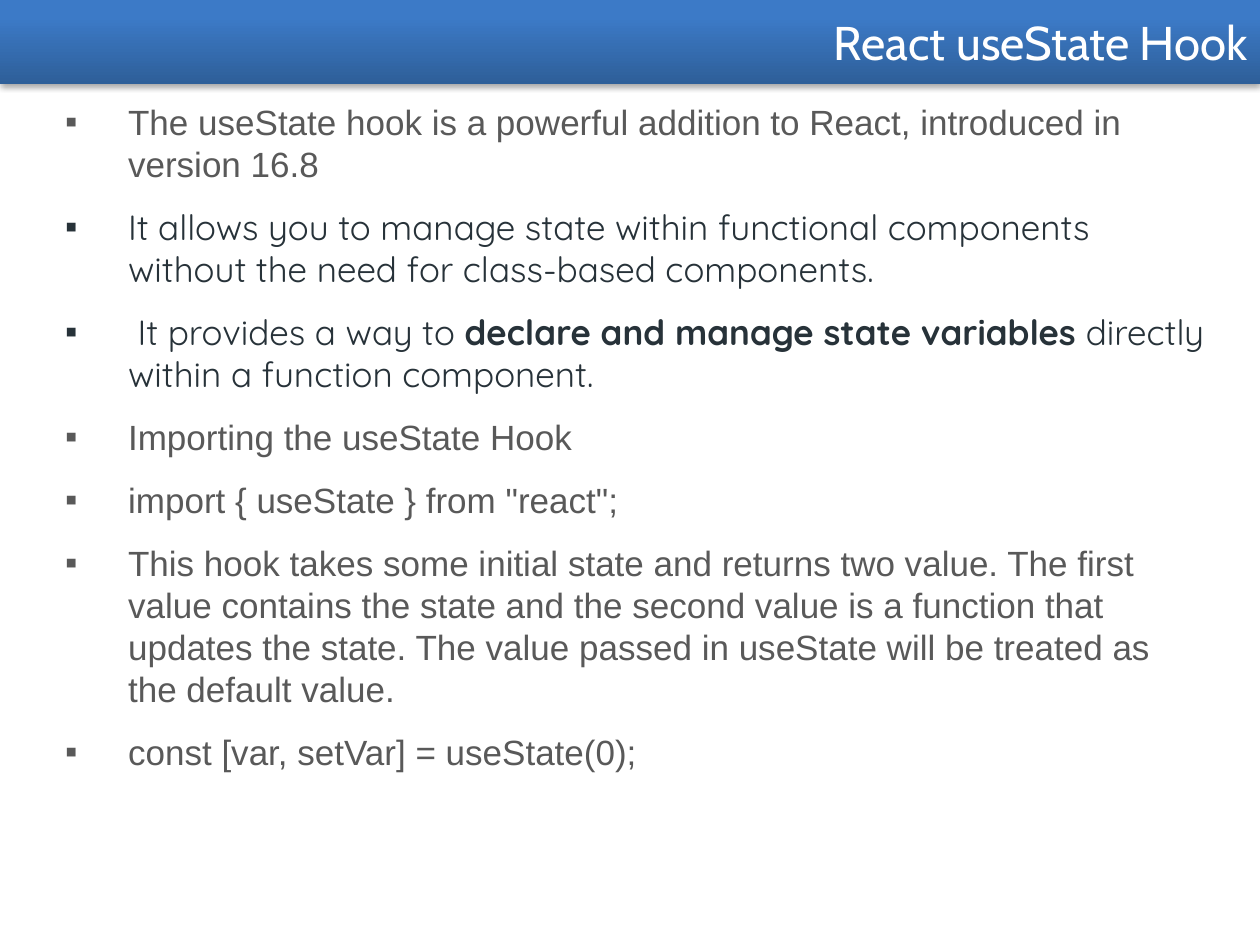
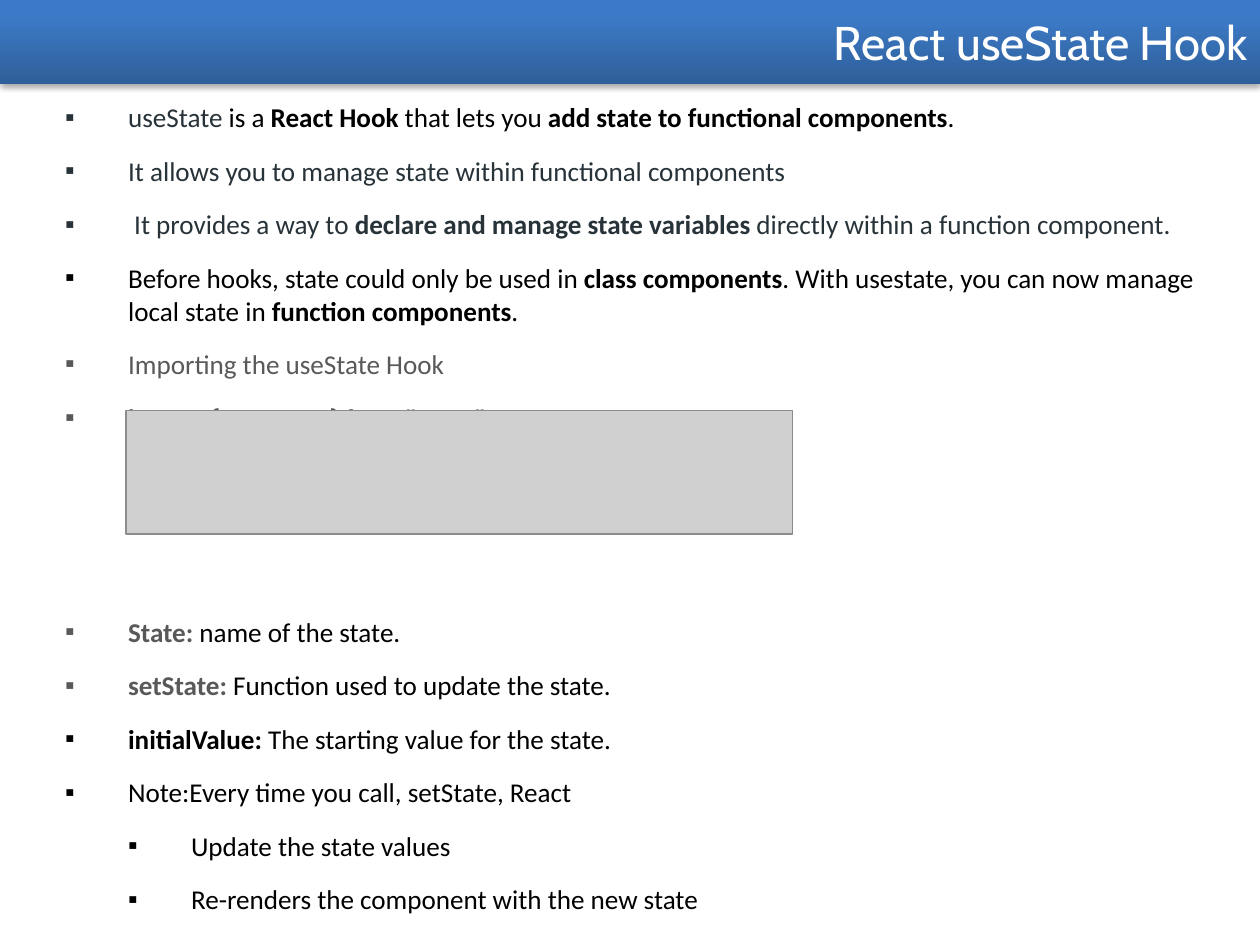
Before and after one commit to santuparsi/React, a slide deck: slide 3 of React-PPT/React-Hooks.pptx. Drawn at 1260x945 pixels with LibreOffice and Linux fonts; fonts in the diff are those of the drawing; grey boxes stand for pictures. Boxes give left, top, right and bottom in pixels: in the first picture for what was removed or moved away, otherwise in the second. Text is boxed around its words. In the diff, an @@ line names an element or a change of style, - is before the commit and + after.

```diff
--- a/React-PPT/React-Hooks.pptx
+++ b/React-PPT/React-Hooks.pptx
@@ text at [128,108,954,186]: text changed; size 20 to 15.5 pt; font Quicksand to Calibri @@
-▪ The useState hook is a powerful addition to React, introduced in version 16.8
-▪ It allows you to manage state within functional components without the need for class-based components.
+▪ useState is a React Hook that lets you add state to functional components.
+▪ It allows you to manage state within functional components
@@ text at [128,215,1170,411]: size 20 to 15.5 pt in "It provides a way to declare and ...", "Importing the useState Hook", "import { useState } from "react";"; font Quicksand to Calibri in "It provides a way to declare and ..."; font Arial to Calibri in "Importing the useState Hook", "import { useState } from "react";"; bold on in "import { useState } from "react";" @@
@@ text at [128,269,1193,326]: paragraph added @@
+▪ Before hooks, state could only be used in class components. With usestate, you can now manage local state in function components.
@@ picture added at [126,411,793,534] @@
@@ text at [128,623,698,914]: text changed; size 20 to 15.5 pt; font Arial to Calibri; text colour #595959 to #000000 @@
-▪ This hook takes some initial state and returns two value. The first value contains the state and the second value is a function that updates the state. The value passed in useState will be treated as the default value.
-▪ const [var, setVar] = useState(0);
+▪ State: name of the state.
+▪ setState: Function used to update the state.
+▪ initialValue: The starting value for the state.
+▪ Note:Every time you call, setState, React
+  ▪ Update the state values
+  ▪ Re-renders the component with the new state
```
Also in this commit, not shown: 2 slides added, 4 other files.
